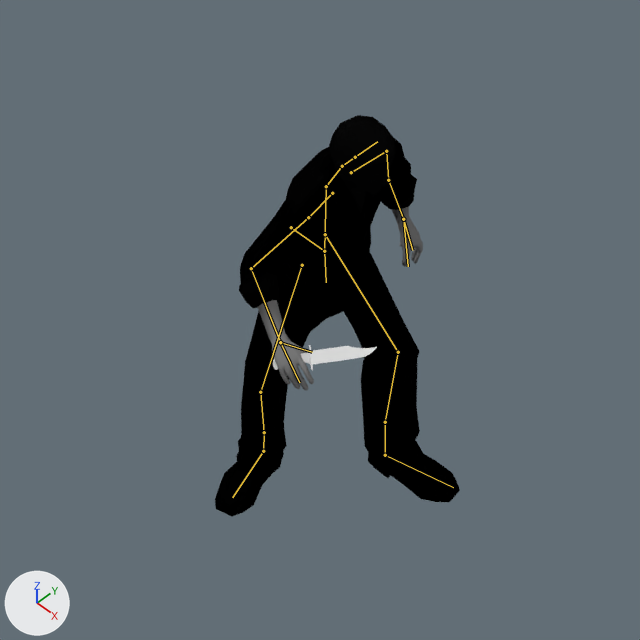
Two versions of the Blender file materials/models/player/player.blend, one commit apart.
Before and after are seen from the file's camera 'South West'. The lights are fixed; the arrows at lower left show +X, +Y and +Z. Both versions are drawn at frame 5 of the action 'ArmatureAction'; the numbers are the values there. The bones that bend it are drawn over the model as lines.

Objects in the first picture: 'Knife', 'Object.007_Mesh.008_M_Object.007_Mesh.008_M_Material.008_indian'.
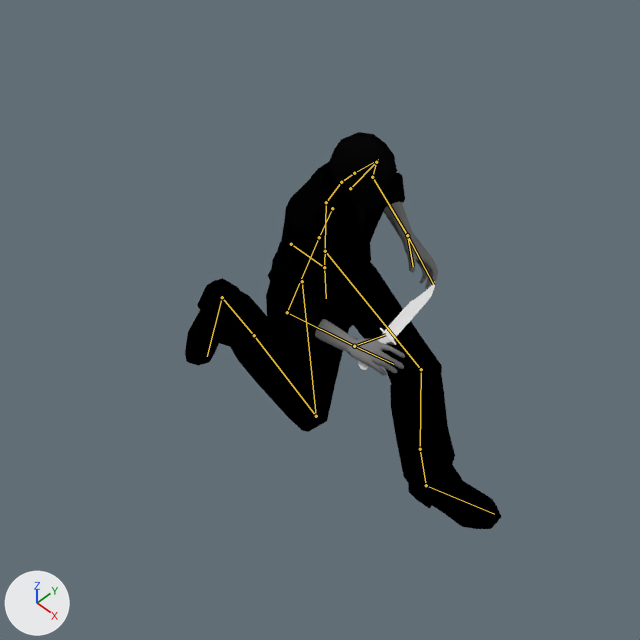
Boxes (x1, y1, x2, y2) around the edits, measured in the pictures (640 x 640 px):
'Object.007_Mesh.008_M_Object.007_Mesh.008_M_Material.008_indian', posed (29% wider): before (215, 115, 460, 516); after (185, 132, 501, 529)
'Knife', posed (27% narrower, 246% taller): before (273, 345, 377, 370); after (359, 281, 435, 370)
bone 'Bone', root to tip: before (291, 227) to (324, 251); after (291, 244) to (324, 267)
bone 'Neck', root to tip: before (342, 166) to (355, 157); after (341, 182) to (354, 173)
bone 'Shoulder Left', root to tip: before (351, 172) to (386, 151); after (350, 188) to (376, 162)
bone 'Uppder Arm Left', root to tip: before (386, 151) to (388, 180); after (376, 162) to (372, 177)
bone 'Lower Arm Left', root to tip: before (388, 180) to (403, 219); after (372, 177) to (407, 235)
bone 'Shoulder Right', root to tip: before (332, 193) to (308, 217); after (332, 208) to (319, 237)
bone 'Uppder Arm Right', root to tip: before (308, 217) to (251, 268); after (319, 237) to (287, 312)
bone 'Lower Arm Right', root to tip: before (251, 268) to (280, 342); after (287, 312) to (354, 346)
bone 'Knee Left', root to tip: before (325, 234) to (398, 352); after (325, 251) to (421, 369)
bone 'Leg Left', root to tip: before (398, 352) to (385, 422); after (421, 369) to (420, 449)
bone 'Foot Left', root to tip: before (385, 455) to (453, 487); after (426, 485) to (494, 514)
bone 'Knee Right', root to tip: before (302, 265) to (260, 392); after (302, 281) to (316, 416)
bone 'Leg Right', root to tip: before (260, 392) to (264, 432); after (316, 416) to (254, 335)

The edits, one by one:
Bone 'Bone' (bone_bone) moves from (0.3, 0.0, 0.0) to (0.7, -0.01, 0.0).
Bone 'Neck' (bone_neck) turns from (-18, 0, 0) to (-17, 0, 0) degrees about its own x, y and z.
Bone 'Shoulder Left' (bone_shoulder_left) turns from (7, 1, 0) to (-5, -1, -4) degrees about its own x, y and z.
Bone 'Uppder Arm Left' (bone_uppder_arm_left) turns from (5, 12, -63) to (-3, -15, -55) degrees about its own x, y and z.
Bone 'Lower Arm Left' (bone_lower_arm_left) turns from (13, -16, -17) to (42, 36, -73) degrees about its own x, y and z.
Bone 'Shoulder Right' (bone_shoulder_right) turns from (13, -1, -1) to (29, 0, -8) degrees about its own x, y and z.
Bone 'Uppder Arm Right' (bone_uppder_arm_right) turns from (-9, 12, 51) to (7, 5, 55) degrees about its own x, y and z.
Bone 'Lower Arm Right' (bone_lower_arm_right) turns from (64, 0, 32) to (85, 2, 23) degrees about its own x, y and z.
Bone 'Knee Left' (bone_knee_left) turns from (25, -10, 6) to (39, -12, 4) degrees about its own x, y and z.
Bone 'Leg Left' (bone_leg_left) turns from (-18, -2, -7) to (-23, -1, -6) degrees about its own x, y and z.
Bone 'Foot Left' (bone_foot_left) turns from (-8, 8, -3) to (-13, 9, -4) degrees about its own x, y and z.
Bone 'Knee Right' (bone_knee_right) turns from (-7, 64, -24) to (14, 13, -2) degrees about its own x, y and z.
Bone 'Leg Right' (bone_leg_right) turns from (-24, 0, 0) to (-110, -12, -14) degrees about its own x, y and z.
